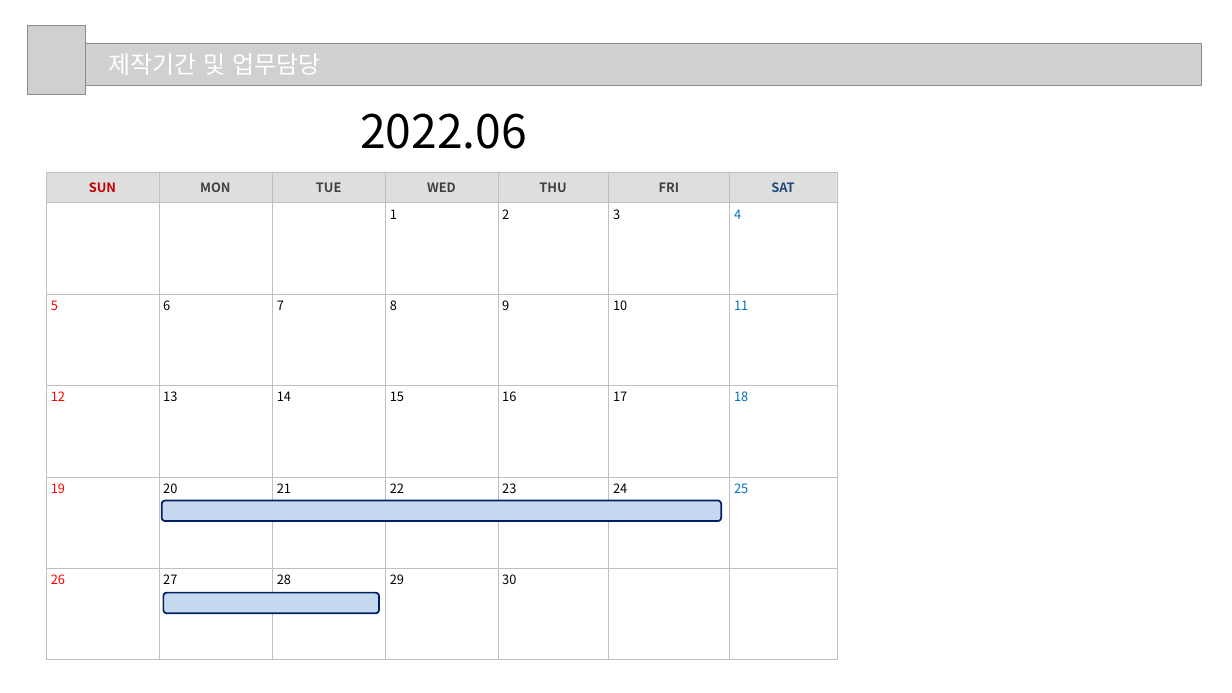
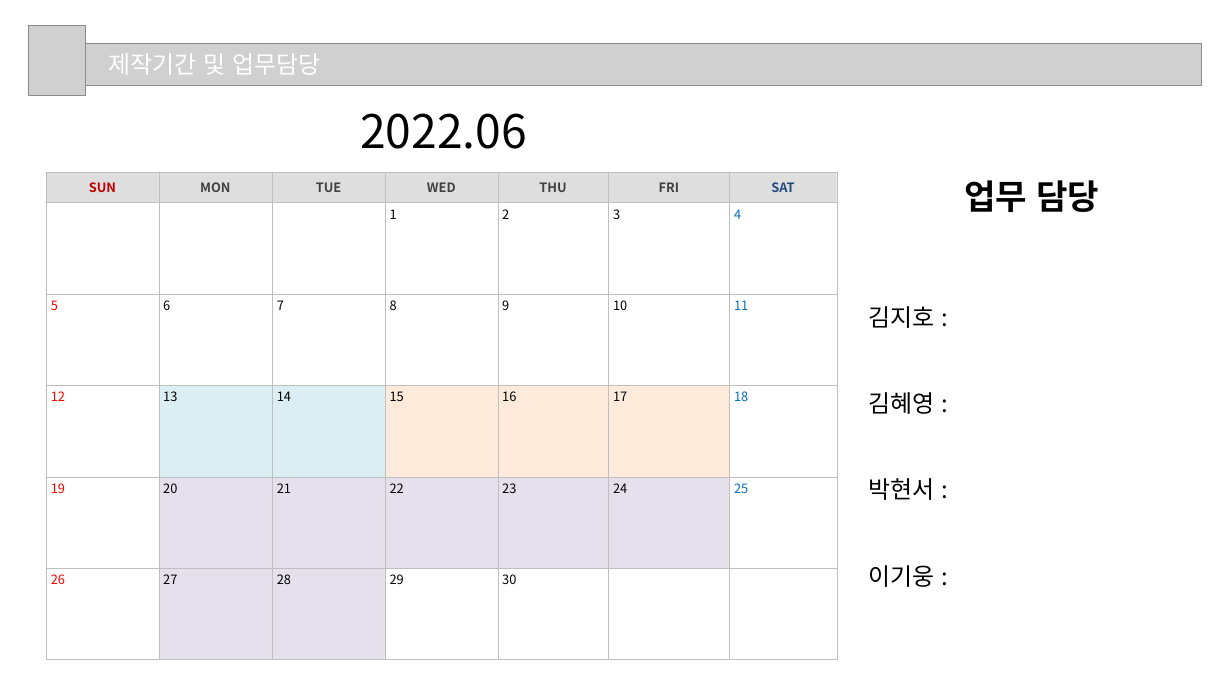
Before and after one commit to bhs0906/JavaFX_Oracle_Project, a slide deck: slide 4 of 3조_프로젝트2.pptx. Drawn at 1232x693 pixels with LibreOffice and Linux fonts; fonts in the diff are those of the drawing; grey boxes stand for pictures. Boxes give left, top, right and bottom in pixels: in the first picture for what was removed or moved away, otherwise in the second. Text is boxed around its words. In the diff, an @@ line names an element or a change of style, - is before the commit and + after.

```diff
--- a/3조_프로젝트2.pptx
+++ b/3조_프로젝트2.pptx
@@ table at <box>46,172,837,660</box> @@
@@ fill none to #DBEEF4 in 2 cells @@
@@ fill none to #FDEADA in 3 cells @@
@@ fill none to #E6E0EC in 7 cells @@
@@ text added at <box>868,180,1100,587</box>, 28 pt, text #000000 @@
+업무 담당
+김지호 :
+김혜영 :
+박현서 :
+이기웅 :
@@ rounded rectangle removed at <box>161,500,721,521</box> @@
@@ rounded rectangle removed at <box>163,593,379,614</box> @@
```
Also in this commit, not shown: 2 other slides changed, 7 slides added, 2 slides removed.
